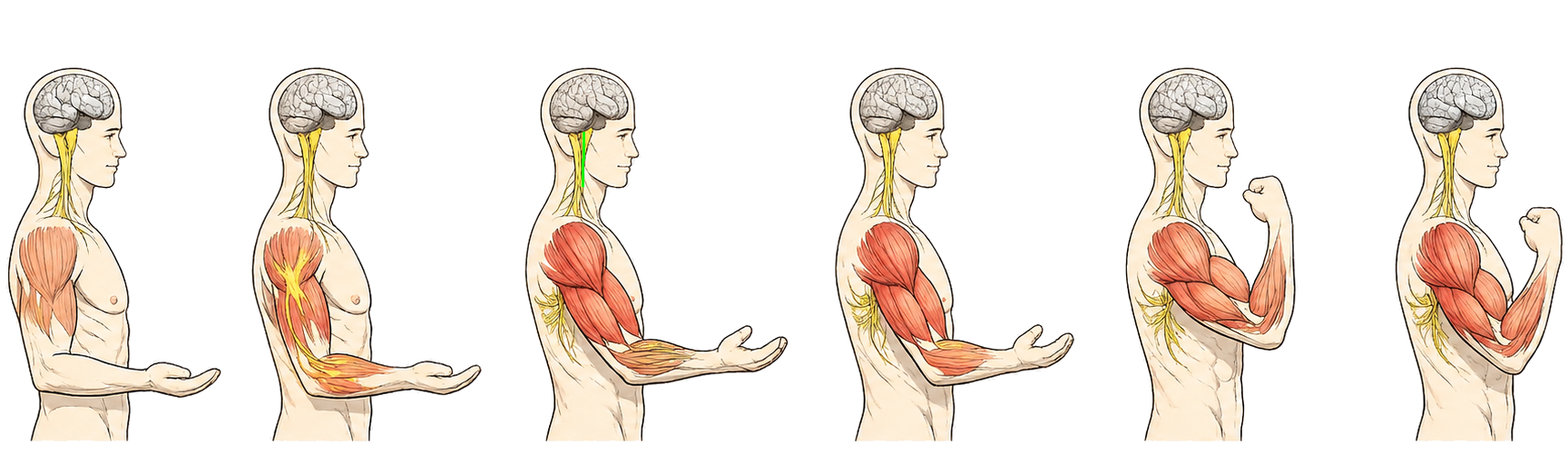
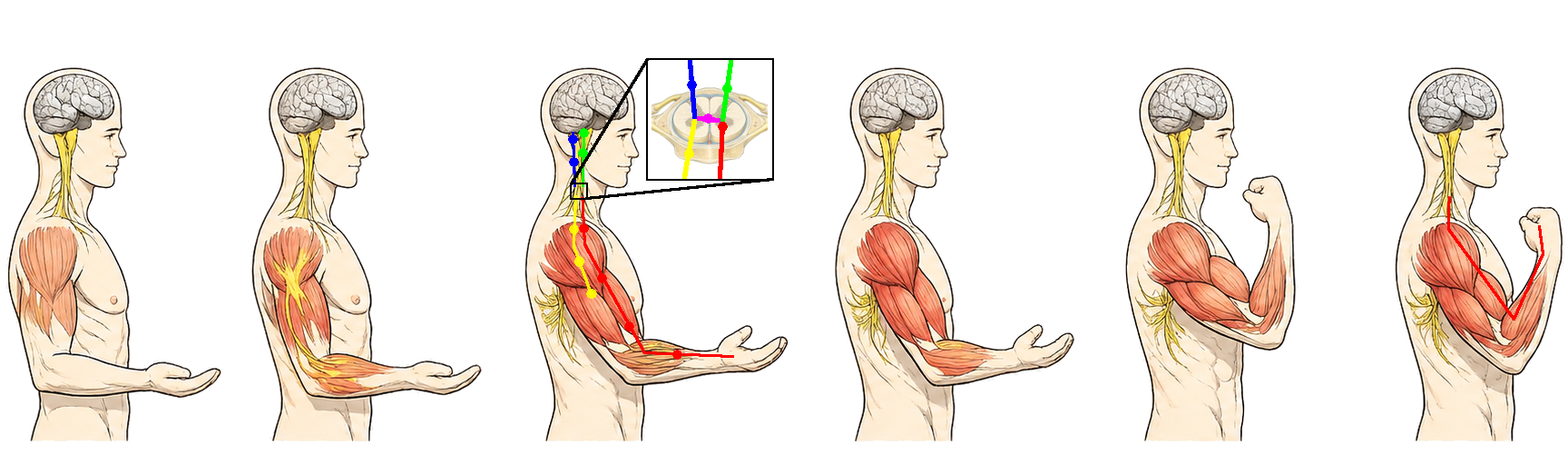
Layers edited between the first and the second 1568×465 image:
added layer "neur_5_anim1" above "neur_4_anim1 copy #1" over (703, 113, 714, 124)
added layer "neur_4_anim1 copy #1" above "neur_4_anim1 copy" over (686, 79, 697, 90)
added layer "neur_4_anim1 copy" above "neur_4_anim1" over (568, 156, 579, 167)
added layer "neur_4_anim1" above "neur_3_anim1 copy #1" over (568, 134, 579, 145)
added layer "neur_3_anim1 copy #1" above "neur_3_anim1 copy" over (578, 127, 589, 138)
added layer "neur_3_anim1 copy" above "neur_3_anim1" over (578, 147, 588, 158)
added layer "neur_3_anim1" above "neur_2_anim1 copy #2" over (581, 83, 733, 176)
added layer "neur_2_anim1 copy #2" above "neur_2_anim1 copy #1" over (586, 288, 598, 299)
added layer "neur_2_anim1 copy #1" above "neur_2_anim1 copy" over (574, 255, 585, 267)
added layer "neur_2_anim1 copy" above "neur_2_anim1" over (568, 224, 579, 244)
added layer "neur_2_anim1" above "neur_1_anim1 copy #4" over (684, 148, 695, 159)
added layer "neur_1_anim1 copy #4" above "neur_1_anim1 copy #3" over (717, 121, 728, 132)
added layer "neur_1_anim1 copy #3" above "neur_1_anim1 copy #2" over (578, 223, 589, 234)
added layer "neur_1_anim1 copy #2" above "neur_1_anim1 copy #1" over (578, 223, 589, 234)
added layer "neur_1_anim1 copy #1" above "neur_1_anim1 copy" over (597, 273, 608, 284)
added layer "neur_1_anim1 copy" above "neur_1_anim1" over (624, 321, 635, 332)
added layer "neur_1_anim1" above "zoom_box" over (672, 349, 683, 360)
showed "zoom_box" over (569, 58, 775, 200)
added layer "Neuron_5" above "Neuron_4" over (696, 116, 721, 123)
showed "Neuron_4", painted on it over (571, 59, 697, 187)
painted on "Neuron_3" over (720, 59, 734, 122)
showed "Neuron_2", painted on it over (572, 115, 697, 295)
showed "Neuron_1", painted on it over (580, 121, 1545, 358)
added layer "moelle_inp.png" above "animation_bras.png" over (651, 86, 768, 165)
